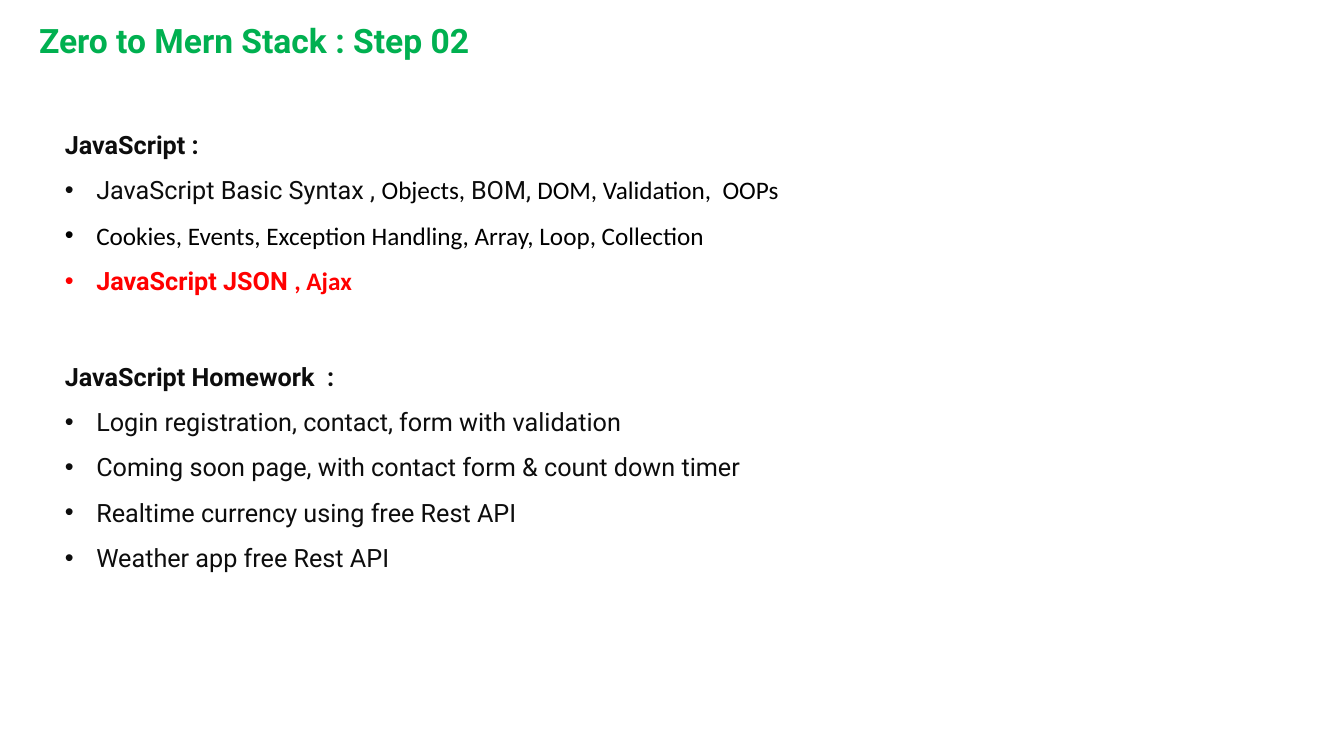
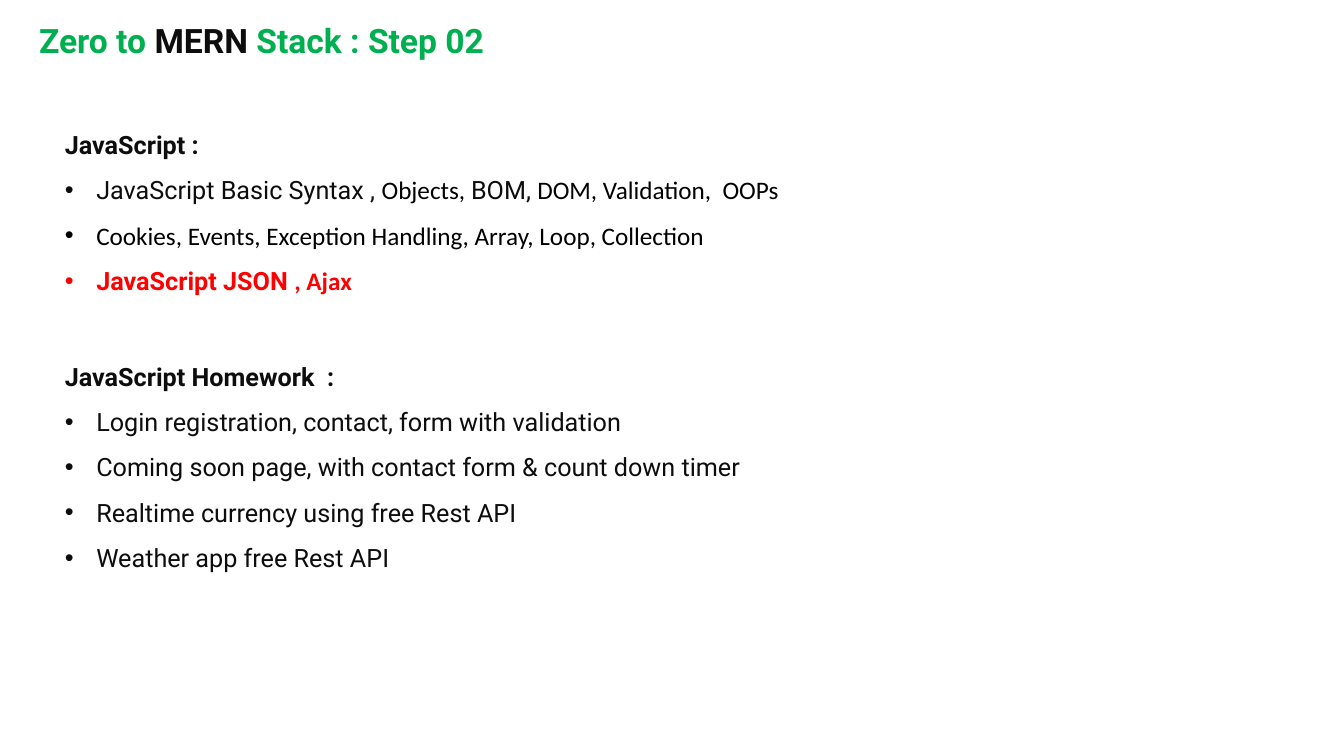
Before and after one commit to mnomanme/learnNodeJS, a slide deck: slide 4 of resources/02-MERN-RoadMap.pptx. Drawn at 1344x756 pixels with LibreOffice and Linux fonts; fonts in the diff are those of the drawing; background and template pictures are left out. Boxes give left, top, right and bottom in pixels: in the first picture for what was removed or moved away, otherwise in the second. Text is boxed around its words. In the diff, an @@ line names an element or a change of style, - is before the commit and + after.

```diff
--- a/resources/02-MERN-RoadMap.pptx
+++ b/resources/02-MERN-RoadMap.pptx
@@ text at (x1=39, y1=27, x2=484, y2=60): text changed @@
-Zero to Mern Stack : Step 02
+Zero to MERN Stack : Step 02
```
Also in this commit, not shown: 11 other slides changed, 1 other file.
